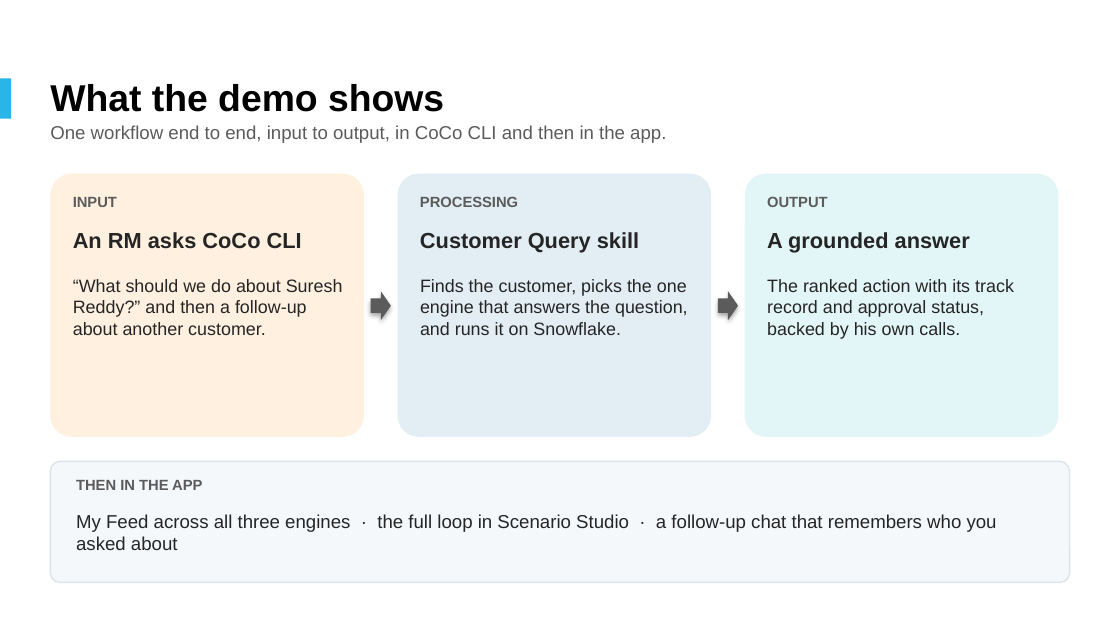
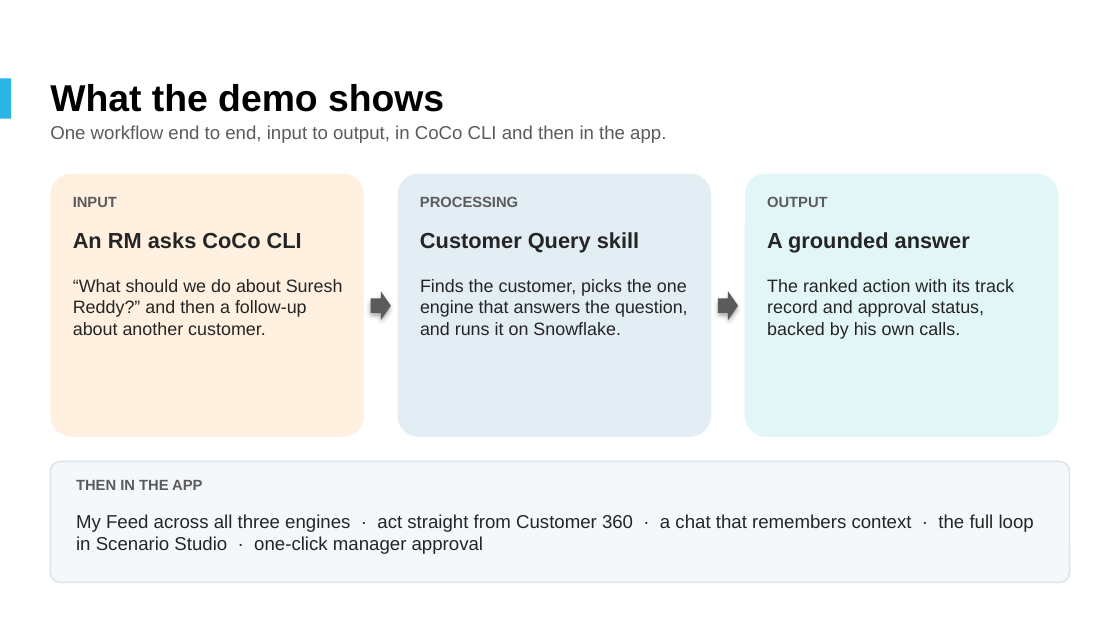
Before and after one commit to sairajsawant/snowflake-c360, a slide deck: slide 19 of deck/Customer360_Decisioning_Platform_Snowflake.pptx. Drawn at 1120x630 pixels with LibreOffice and Linux fonts; fonts in the diff are those of the drawing; background and template pictures are left out. Boxes give left, top, right and bottom in pixels: in the first picture for what was removed or moved away, otherwise in the second. Text is boxed around its words. In the diff, an @@ line names an element or a change of style, - is before the commit and + after.

```diff
--- a/deck/Customer360_Decisioning_Platform_Snowflake.pptx
+++ b/deck/Customer360_Decisioning_Platform_Snowflake.pptx
@@ text at bbox=[76, 514, 1034, 554]: text changed @@
-My Feed across all three engines · the full loop in Scenario Studio · a follow-up chat that remembers who you asked about
+My Feed across all three engines · act straight from Customer 360 · a chat that remembers context · the full loop in Scenario Studio · one-click manager approval
```
Also in this commit, not shown: 1 other slide changed, 8 other files.
